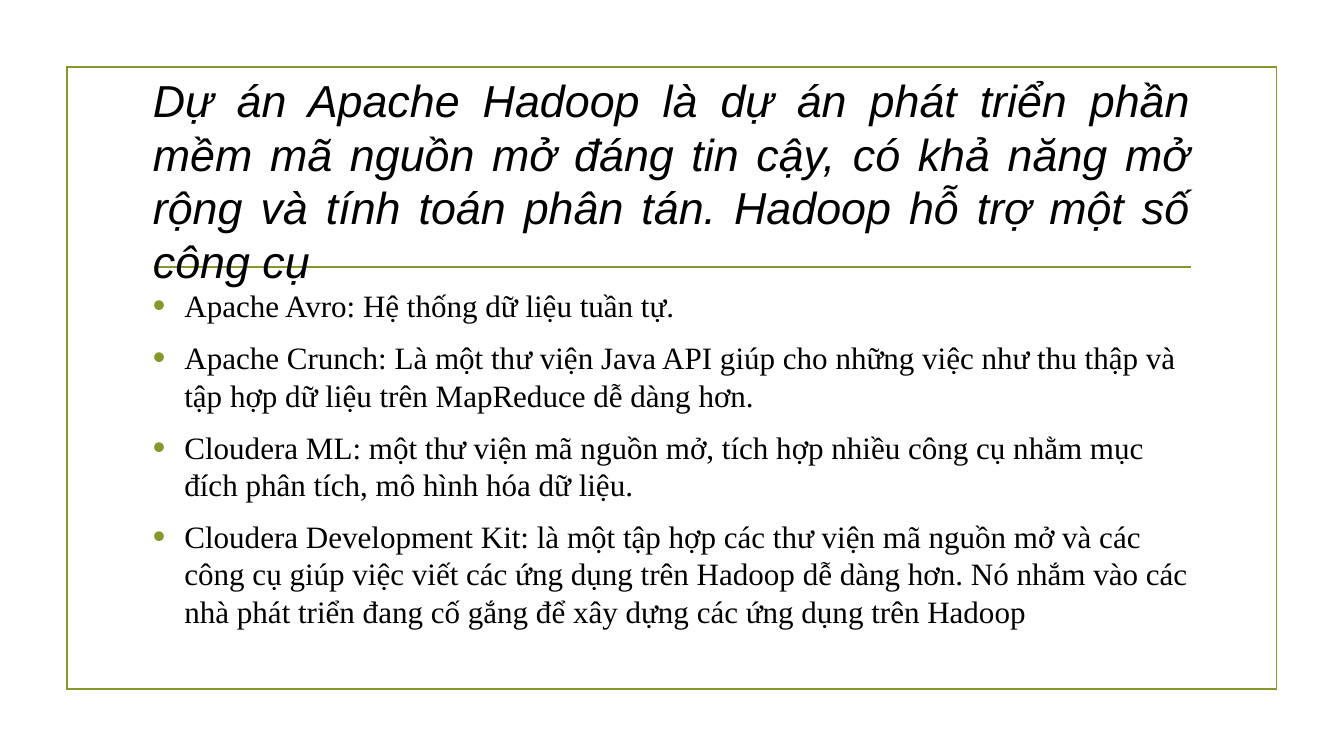
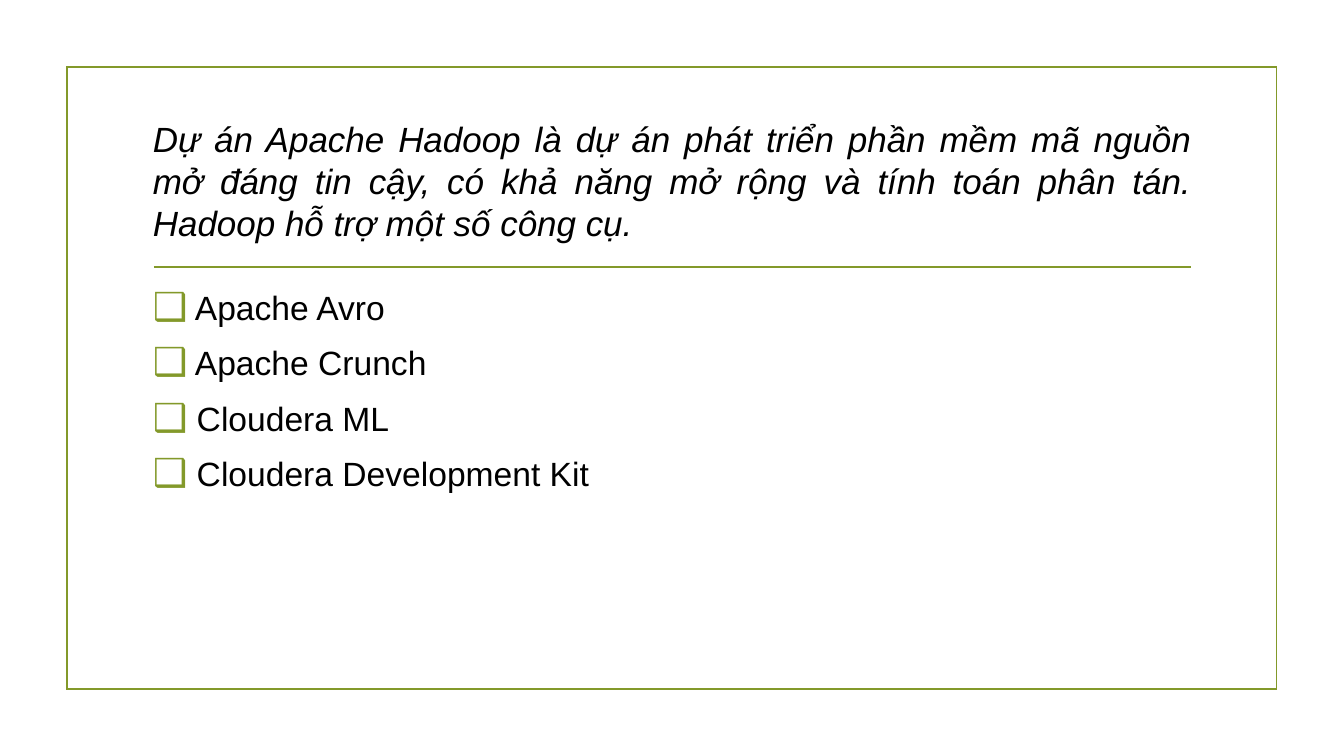
Before and after one commit to sonnv56/Mon-CVDHD-2014, a slide deck: slide 2 of Ngo_Van_Hieu/Xây dựng ứng dụng Với Hadoop.pptx. Drawn at 1344x756 pixels with LibreOffice and Linux fonts; fonts in the diff are those of the drawing; background and template pictures are left out. Boxes give left, top, right and bottom in pixels: in the first picture for what was removed or moved away, otherwise in the second. Text is boxed around its words. In the diff, an @@ line names an element or a change of style, - is before the commit and + after.

```diff
--- a/Ngo_Van_Hieu/Xây dựng ứng dụng Với Hadoop.pptx
+++ b/Ngo_Van_Hieu/Xây dựng ứng dụng Với Hadoop.pptx
@@ title at box(153, 123, 1191, 242): text changed; size 32 to 25 pt @@
-Dự án Apache Hadoop là dự án phát triển phần mềm mã nguồn mở đáng tin cậy, có khả năng mở rộng và tính toán phân tán. Hadoop hỗ trợ một số công cụ
+Dự án Apache Hadoop là dự án phát triển phần mềm mã nguồn mở đáng tin cậy, có khả năng mở rộng và tính toán phân tán. Hadoop hỗ trợ một số công cụ.
@@ text at box(195, 295, 589, 493): text changed; size 22.2 to 24 pt; font Times New Roman to Arial @@
-• Apache Avro: Hệ thống dữ liệu tuần tự.
-• Apache Crunch: Là một thư viện Java API giúp cho những việc như thu thập và tập hợp dữ liệu trên MapReduce dễ dàng hơn.
-• Cloudera ML: một thư viện mã nguồn mở, tích hợp nhiều công cụ nhằm mục đích phân tích, mô hình hóa dữ liệu.
-• Cloudera Development Kit: là một tập hợp các thư viện mã nguồn mở và các công cụ giúp việc viết các ứng dụng trên Hadoop dễ dàng hơn. Nó nhắm vào các nhà phát triển đang cố gắng để xây dựng các ứng dụng trên Hadoop
+❑ Apache Avro
+❑ Apache Crunch
+❑ Cloudera ML
+❑ Cloudera Development Kit
```
Also in this commit, not shown: 6 other slides changed, 1 other file.
